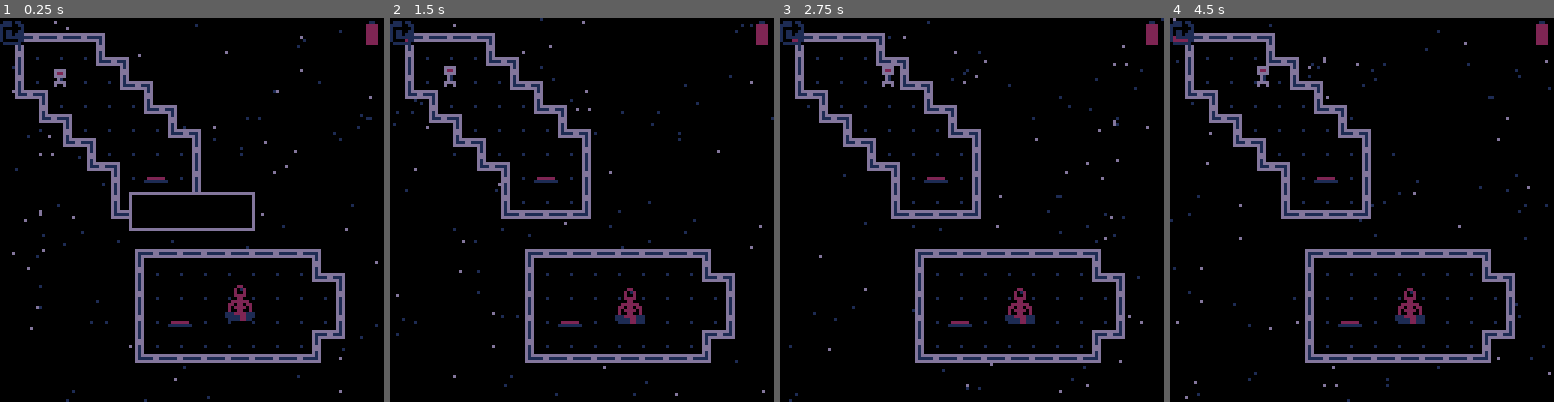
Above: before the commit, frames 1-4 (left to right).
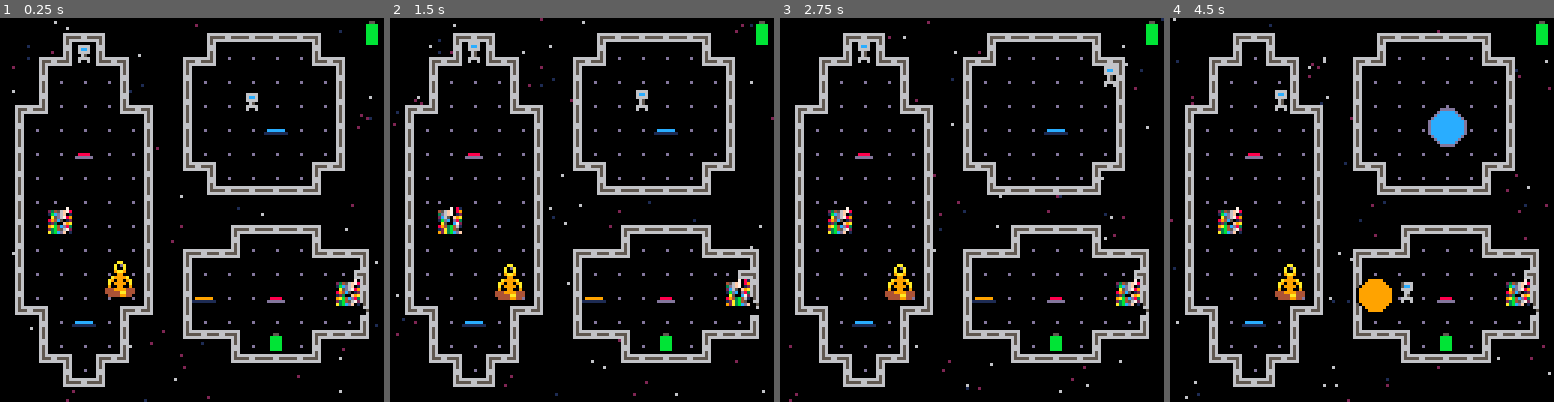
Above: after the commit, the same moments.

Repository: camerondugan/Pico8-Cartridges
Game: PICO-8 cartridge mygames/arbidor.p8
Same seed, same stepped clock (60 frames per second), same inputs: the game is played once before the commit and once after it.
Inputs:
- Up to frame 1 (0.25 s): no input
- Up to frame 2 (1.5 s): tap X (X key) at 0.33, 1.07 s; tap O (Z key) at 0.7 s
- Up to frame 3 (2.75 s): hold Right 1.6-2.1 s; tap O (Z key) at 1.7, 2.1, 2.5 s; tap X (X key) at 1.85 s; hold Up 2.15-2.42 s; hold Right from 2.47 s (still down)
- Up to frame 4 (4.5 s): tap O (Z key) every 0.4 s from 2.9 to 4.1 s; tap X (X key) at 2.97, 4.08 s; release Right at 3.03 s; hold Left 3.08-3.58 s; hold Down 3.63-3.97 s; hold Right from 4.02 s (still down)

The runs differ from the first frame. In frame 1, 23% of the frame differs, in the area x 0-99%, y 0-100%; in frame 2, 23%; in frame 3, 23%; in frame 4, 24%, in the area x 0-100%, y 0-100%.

Commit message:
many fixes and improvements

Diff:
--- a/mygames/arbidor.p8
+++ b/mygames/arbidor.p8
@@ -31,7 +31,7 @@
 --level 15 is for tips
 --game essentials
 Levels={1,2,3,5,4,6,7,8,9,10,11,12,13,14,15,14}
-This_LVL=3
+This_LVL=9
 Doom=100
 Doom_I=Doom
 
@@ -46,7 +46,7 @@
 	--add menu items
 	menuitem(1,"1 bit color",MonoColor)
 	menuitem(2,"2 bit color",DualColor)
-	menuitem(3,"gameboy colors",GameBoyColors)
+	menuitem(3,"game boy colors",GameBoyColors)
 	--set filter properly
 	if (This_LVL<=3 and not SpokeToEO and CustomPalette==0) then
 		DarkFilter()
@@ -58,7 +58,6 @@
 
 function _init()
 	music(0)
-	--srand(69)
 	New_Defaults()
 	MapInit()
 	InitTiles()
@@ -109,7 +108,7 @@
 		ManageQueue() --text queue
 		--level finished
 		CheckFinished()
-		SystemReset()
+		-- SystemReset()
 		ManageCorrupt()
 	end
 	if (Playing and not Paused) then
@@ -236,7 +235,7 @@
 end
 
 function LVL_ENDED()
-	if (SpokeToEO) SpokeToEO=false
+	if (SpokeToEO) then SpokeToEO=false end
 end
 -->8
 --pixel fx
@@ -324,7 +323,7 @@
 end
 
 function DefinePalette()
-		pal({[0]=0,1,2,3,4,5,6,7,8,9,10,11,12,13,14,15},1)
+	pal({[0]=0,1,2,3,4,5,6,7,8,9,10,11,12,13,14,15},1)
 end
 
 function NoFilter()
@@ -492,35 +491,23 @@
 PlayerSprites={1,17}
 
 function SetPlayerStart(i,k)
-	local firstLoad=true
-	if #Players > 0 then
-		firstLoad=false
-	end
 	local d=mget(i,k)
 	local e=false
 	local mapx=i*8
 	local mapy=k*8
-	if firstLoad then
-		for s in all(Players_Start) do
-			if (mapx==s.x and mapy==s.y) then
-				return
-			end
+	for s in all(Players_Start) do
+		if (mapx==s.x and mapy==s.y) then
+			return
 		end
 	end
 	if (d>=1 and d<=8) then
 		e=true
-		if not firstLoad then
-			add(Tiles,NewFloorTile(mapx,mapy))
-		else
-			add(Players,NewPlayer((i-MX)*8,(k-MY)*8,d-1))
-		end
+		add(Tiles,NewFloorTile(mapx,mapy))
+		add(Players,NewPlayer((i-MX)*8,(k-MY)*8,d-1))
 	elseif (d>=17 and d<=24) then
 		e=true
-		if not firstLoad then
-			add(Tiles,NewFloorTile(mapx,mapy))
-		else
-			add(Players,NewPlayer((i-MX)*8,(k-MY)*8,d-17))
-		end
+		add(Tiles,NewFloorTile(mapx,mapy))
+		add(Players,NewPlayer((i-MX)*8,(k-MY)*8,d-17))
 	end
 	if e then
 		add(Tiles,NewFloorTile(mapx,mapy))
@@ -631,7 +618,7 @@
 	end
 	Pickup(p)
 	--move enemies if is last player
-	if (p==Players[#Players] and (InputX!=0 or InputY!=0)) MoveEnemies()
+	MoveEnemies()
 end
 
 function Teleport(p)
@@ -1083,7 +1070,7 @@
 			end
 	elseif (npc==53 or npc==54) and noc then
 		add(Tiles,NewFloorTile(i*8,k*8))
-		if noc then add(NPCsNewBugg((i-MX)*8,(k-MY)*8,53)) end
+		if noc then add(NPCs,NewBug((i-MX)*8,(k-MY)*8,53)) end
 	elseif((npc==55 or npc==56) and noc) then
 		add(Tiles,NewFloorTile(i*8,k*8))
 		if noc then add(NPCs,NewBunny((i-MX)*8,(k-MY)*8,55)) end
@@ -1137,7 +1124,6 @@
 		move_started=0,
 		s=as,--sprite
 		f=false,--flip
-		can_move=false,--ignored
 		atk=1,--attack
 		type="enemy",
 		draw=function(s)
@@ -1153,7 +1139,7 @@
 
 function NewBug(mx,my,as)
 	local bug = NewEnemy(mx,my,as)
-	bug.mknew=0
+	bug.mkNew=0
 	bug.update=function(s)
 		local t=SlerpMovement(s,s.dx*8,s.dy*8,Input_Delay)
 		s.xo=t.x
@@ -1165,7 +1151,6 @@
 	bug.move=function(s)
 		s.dx=flr(rnd(2.9)-1)
 		s.dy=flr(rnd(2.9)-1)
-		if (s.dx!=0) s.f=(s.dx<0)
 		if (not Collides(s,s.dx,s.dy)) then
 			s.x+=s.dx*8
 			s.y+=s.dy*8
@@ -1177,19 +1162,19 @@
 
 function NewBunny(ax,ay,as)
 	local bunny = NewEnemy(ax,ay,as)
-	bunny.mknew=0
+	bunny.mkNew=0
 	bunny.draw=function(s)
 		spr(s.s+2*t()%2,s.x+s.xo,s.y+s.yo)
 	end
 	bunny.move=function(s)
-		s.dx=flr(rnd(2.9)-1)
-		s.dy=flr(rnd(2.9)-1)
-		if (s.dx!=0) then s.f=(s.dx<0) end
+		s.dx=flr(rnd(1.9)-1)
+		s.dy=flr(rnd(1.9)-1)
+		if (s.dx~=0) then s.f=(s.dx<0) end
 			if (not Collides(s,s.dx,s.dy)) then
 				if (s.dx!=0 or s.dy!=0) then
-					if (s.mknew==2) then add(NPCs,NewBug(s.x,s.y,s.s)) end
-					s.mknew=s.mknew+1
-					s.mknew=s.mknew%3
+					if (s.mkNew==2) then add(NPCs,NewBug(s.x,s.y,s.s)) end
+					s.mkNew=s.mkNew+1
+					s.mkNew=s.mkNew%3
 				end
 				s.x=s.x+s.dx*8
 				s.y=s.y+s.dy*8
@@ -1255,7 +1240,8 @@
 function NewCore(ax,ay)
 	local core = {}
 	core.type="core"
-	core.move_started,core.di=0,8
+	core.move_started=t()
+	core.di=8
 	core.x,core.y,core.dx,core.dy=
 	ax,    ay    ,0      ,0
 	core.draw=function(s)
@@ -1271,13 +1257,15 @@
 	core.move=function(s)
 		if (not Collides(s,s.dx,s.dy)) then
 			s.x=s.x+s.dx*8
-			s.y=s.x+s.dy*8
+			s.y=s.y+s.dy*8
 			s.move_started=t()
 		end
 	end
-	core.push=function(s,adx,ady)
-		s.dx=adx
-		s.dy=ady
+	core.push=function(s,dx,dy)
+		assert(abs(s.move_started - t()) > .1, "pushed too fast")
+		assert((abs(dx) + abs(dy)) <= 1, "Pushed too much")
+		s.dx=dx
+		s.dy=dy
 		s:move()
 		sfx(5,0)
 	end
@@ -1293,15 +1281,16 @@
 --   not connected to the level
 --   itself, just the nth room
 
-NarratorSpeak={
+LevelIntroDialog={
 	{{"where am i?"}},
 	{{"why is","everything so","  pixelated?  "}},
 	{{"who is this?..."}},
-	{{""}},
+	{{"if i'm me, who are they?"}, {"we are you."}},
+	{{"we both need to press it..."}, {"...at the same time"}},
 }
 
 function Dialogue()
-	return NarratorSpeak[This_LVL]
+	return LevelIntroDialog[This_LVL]
 end
 
 --utils
@@ -1471,7 +1460,7 @@
 	end
 	end
 	DrawBattery(120,1,max(0,Doom)/Doom_I)
-	ArrowFill(0,1,SystemTimer/ResetTime)
+	--ArrowFill(0,1,SystemTimer/ResetTime)
 end
 __gfx__
 00000000eeeeeeeeeeeeeeeeeeeeeeeeeeeeeeeeeeeeeeeeeeeeeeeeeeeeeeeeeeeeeeee00000000eeeeeeee656eeeee66666666eeeee656656ee65666666666
@@ -1499,14 +1488,14 @@
 1111111111111111eeeeeee99eeeeeee3456789a0cccccc0eeeeeeeedeeeeedd00000000eeeeeeeeeeeeeeee0dddddd000000000000000000000000000000000
 0000000000000000eeeeea9999aeeeeebcdf012300000000eeeeeeee0dddddd000000000eeeeeeeeeeeeeeee0000000000000000000000000000000000000000
 eeeeeeeeeeeeeeeeeeeea9e99e9aeeee00000000eeeee8e8eeeeeeeeee8ee8eeeeeeeeeeeeeeeeee000000000000000000000000000000000000000000000000
-eee66666666665eeeeeeae9999eaeeee00000000eeee8e8eeeeee8e8ee8ee8eeee8ee8eeeeeeeeee000000000000000000000000000000000000000000000000
-ee6666666666665eeeee9ee99ee9eeee00000000eeeea8aeeeee8e8eeea88aeeee8ee8eeeee55eee000000000000000000000000000000000000000000000000
-ee6666666666665eeee4449999444eee00000000ee82882eee82a8aeee8888eeeea88aeeee3333ee000000000000000000000000000000000000000000000000
+eee66666666665eeeeeeae9999eaeeee00000000eeee8e8eeeeee8e8ee8ee8eeee8ee8eeeee55eee000000000000000000000000000000000000000000000000
+ee6666666666665eeeee9ee99ee9eeee00000000eeeea8aeeeee8e8eeea88aeeee8ee8eeeebbbbee000000000000000000000000000000000000000000000000
+ee6666666666665eeee4449999444eee00000000ee82882eee82a8aeee8888eeeea88aeeeebbbbee000000000000000000000000000000000000000000000000
 ee66665eee66665eeee44444aa444eee00000000e88222eee882882eeee22eeeee8888eeeebbbbee000000000000000000000000000000000000000000000000
-ee6665eeeee6665eeeee44449944eeee00000000e88882eee88222eeeee88eeeeee22eeeeebbbbee000000000000000000000000000000000000000000000000
-ee6665eeeee6665eeeeeeeeeeeeeeeee00000000e88822eee88822eeee8888eeee8888eeeebbbbee000000000000000000000000000000000000000000000000
-ee6665eeeee6665eeeeeeeeeeeeeeeee00000000e2e2e2eee2e2e2eeee8ee8eeee8ee8eeeeeeeeee000000000000000000000000000000000000000000000000
-ee6665eeeee6665eeeefeeeeeeed6dd6eeeeeeee5dee11ee00000000eddddddeee66665e000000000000000000000000eeeeeeee000000000000000000000000
+ee6665e99ee6665eeeee44449944eeee00000000e88882eee88222eeeee88eeeeee22eeeeebbbbee000000000000000000000000000000000000000000000000
+ee66659999e6665eeeeeeeeeeeeeeeee00000000e88822eee88822eeee8888eeee8888eeeebbbbee000000000000000000000000000000000000000000000000
+ee66659999e6665eeeeeeeeeeeeeeeee00000000e2e2e2eee2e2e2eeee8ee8eeee8ee8eeeeeeeeee000000000000000000000000000000000000000000000000
+ee6665e99ee6665eeeefeeeeeeed6dd6eeeeeeee5dee11ee00000000eddddddeee66665e000000000000000000000000eeeeeeee000000000000000000000000
 ee6666eeee66665eeeffffeedded6666ee88888eeed6665e00000000eeb3b3eeee65165e000000000000000000000000e776e776000000000000000000000000
 ee6666666666665eeff57f8e66ded66de88eee8eee6c86ee00000000eeddddeeee66d65e000000000000000000000000e7777776000000000000000000000000
 ee6666666666665eeeffff8ec66d6666eeeeee8e1e66661e00000000ee5252eeeee665ee000000000000000000000000e7888876000000000000000000000000
@@ -1538,7 +1527,7 @@
 00000000000000000000000000000000000000000000000000000000000000000000000000000000000000000000000000000000000000000000000000000000
 00000000000000000000000000000000000000000000000000000000000000000000000000000000000000000000000000000000000000000000000000000000
 00000000000000000000000000000000000000000000000000000000000000000000000000000000000000000000000000000000000000000000000000000000
-01010101010101010101010101010101010101010101010101010101010101010101010101010101010101010101010101010101010101010101010101010101
+01010101010101010101010101010101010101010101010101010101010101010101010101010101010101061601010101010101010101010101010101010101
 01010101010101010101010101010101010101010101010101010101010101010101010101010101010101010101010101010101010101010101010101010101
 01010101010101010101010101010101010101010101010101010101010101010101010101010101010101010101010101010101010101010101010101010101
 01010101010101010101010101010101010101010101010101010101010101010101010101010101010101010101010101010101010101010101010101010101
@@ -1753,7 +1742,7 @@
 10101010101010101010101010101010101010101010101010101010101010101010101010290c0c0c0c0c0c0c2a101010101010290c0c0c0c0c0c0c0c2a10101010101010101010101010101010101010291e090909090909090909091b2a101010101010101010101010101010101010101010101010101010101010101010
 10101010101010101010101010101010101010101010101010101010101010101010101010101010101010101010101010101010101010101010101010101010101010101010101010101010101010101010290c0c0c0c0c0c0c0c0c0c2a10101010101010101010101010101010101010101010101010101010101010101010
 1010190a1a101010190a0a0a0a1a10101010101010101010101010101010101010101010100a0a0a0a10101010101010101010101010101010101010101010101010190a0a0a1a1010101010101010101010101010101010190a1a10101010101010101010101010101010101010101010101010101010101010101010101010
-10191d091c1a10191d090909091c1a101010101010101010101010101010101010100a101d090909091c100a1010101010101010190a0a0a0a1a10101010101010100d2409251c1a1010190a0a0a0a1a1010190a1a1010100d390b10101010101010101010101010101010101010101010101010101010101010101010101010
+10191d011c1a10191d090909091c1a101010101010101010101010101010101010100a101d090909091c100a1010101010101010190a0a0a0a1a10101010101010100d2409251c1a1010190a0a0a0a1a1010190a1a1010100d390b10101010101010101010101010101010101010101010101010101010101010101010101010
 100d0909090b100d0909090909090b1010101024101010101010101010101010101d090e0909090909090e091c101010101010100d252525250b10101010101010100d090926090b10100d250909090b10100d011c1a10100d091c1a101010101010101010101010101010101010101010101010101010101010101010101010
 191d0909091c1a0d0909010909090b1010101010101010190a0a0a0a0a0a0a1a0d0939090925090925090939090b1010101010191d090909091c1a101010101010100d090909091c0a0a1d260935090b10100d09090b10100d09090b190a0a1a1010101010101010101010101010101010101010101010101010101010101010
 0d09090909090b0d0909092109090b1010101010190a0a1d090909090909250b101e090f0909090909090f091b1010101010100d0909090935090b101010101010191d0935090909090909090909090b1010291e091c0a1a291e2b1c1d09090b1010101010101010101010101010101010101010101010101010101010101010
@@ -1764,46 +1753,46 @@
 0d09090909090b190a1d0909091c0a1a0d09090909090b1010101010101010101010191d0909090909091c1a10101010101010100d090909010b10101010101010290c2a100d090921091b2a10290c2a10290c0c1e0909090909091b0c0c2a1010101010100d0909092b0b101010101010101010101010101010101010101010
 0d09090922230b0d090909090909090b0d0926091b0c2a10102410101010101010100d09092609092609090b1010101010101010290c0c0c0c2a10101010101010190a1a10291e0909010b10101010101010190a1d0909090909091c0a0a1a101010101010290c0c0c0c2a101010101010101010101010101010101010101010
 0d09090932330b0d2009092b0909240b291e39090b10101024241010101010101010291e0909090909091b2a1010101010101010101010101010101010101010100d350b1010290c0c0c2a10190a1a1010100d010909091b1e09090909090b101010101010101010101010101010101010101010101010101010101010101010
-291e0921091b2a0d090909090909090b10290c0c2a1010101010101010101010101010291e091b1e091b2a100a0a1a101010101010101010101010101010101010290c2a190a1a190a1a10100d370b101010291e091b0c2a291e0909092b0b101010101010101010101010101010101010101010101010101010101010101010
-100d0909090b10290c1e0939091b0c2a10101010101010101010101010101010101010100d090b0d090b100d22090b101010101010101010101010101010101010190a1a0d350b0d200b1010290c2a10101010290c2a190a0a1d090909090b101010101010101010101010101010101010101010101010101010101010101010
-10291e091b2a101010290c0c0c2a101010101010101010101010101010101010101010100d2b0b0d2b0b100d09090b1010101010101010101010101010101010100d350b290c2a290c2a1010101010101010101010100d390909091b0c0c2a101010101010101010101010101010101010101010101010101010101010101010
-1010290c2a10101010101010101010101010101010101010101010101010101010101010290c2a290c2a10290c0c2a101010101010101010101010101010101010290c2a101010101010101010101010101010101010290c0c0c0c2a101010101010101010101010101010101010101010101010101010101010101010101010
-…(39 lines of a section not shown)…
+291e0921091b2a0d090909090909090b10290c0c2a1010101010101010101010101010291e091b1e091b2a10104410101010101010101010101010101010101010290c2a190a1a190a1a10100d370b101010291e091b0c2a291e0909092b0b101010101010101010101010101010101010101010101010101010101010101010
+100d0909090b10290c1e0939091b0c2a10101010101010101010101010101010101010100d090b0d090b1030311010101010101010101010101010101010101010190a1a0d350b0d200b1010290c2a10101010290c2a190a0a1d090909090b101010101010101010101010101010101010101010101010101010101010101010
+10291e091b2a101010290c0c0c2a101010101010101010101010101010101010101010100d2b0b0d2b0b44404110101010101010101010101010101010101010100d350b290c2a290c2a1010101010101010101010100d390909091b0c0c2a101010101010101010101010101010101010101010101010101010101010101010
+1010290c2a10101010101010101010101010101010101010101010101010101010101010290c2a290c2a1050514410101010101010101010101010101010101010290c2a101010101010101010101010101010101010290c0c0c0c2a101010101010101010101010101010101010101010101010101010101010101010101010
+…(39 lines of a section not shown)…
Not shown, changed: the sound effects (__sfx__) section of mygames/arbidor.p8
